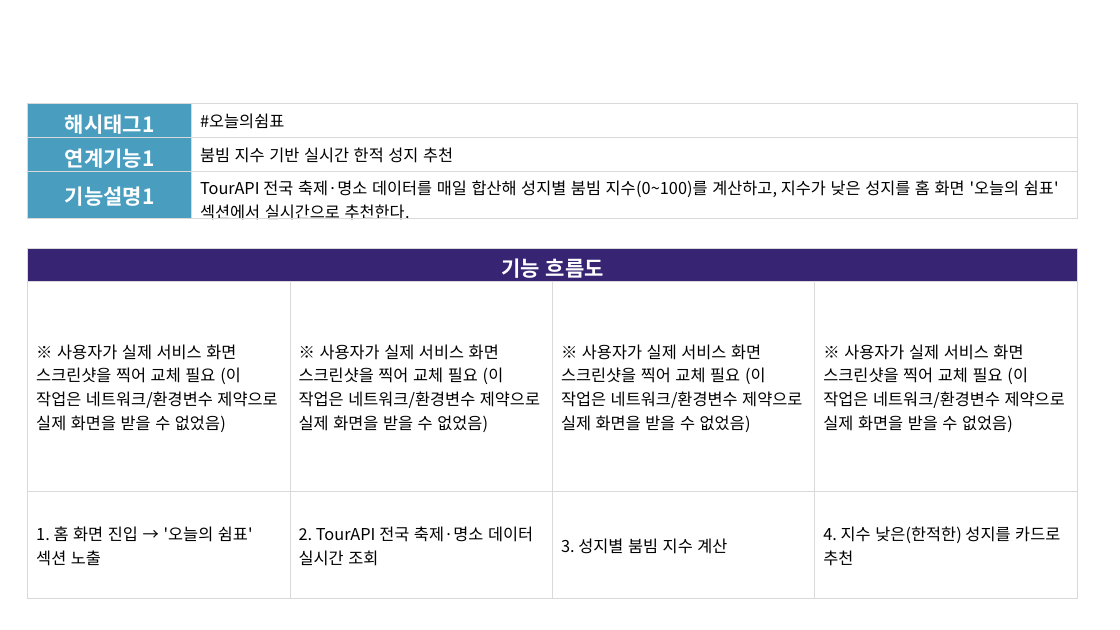
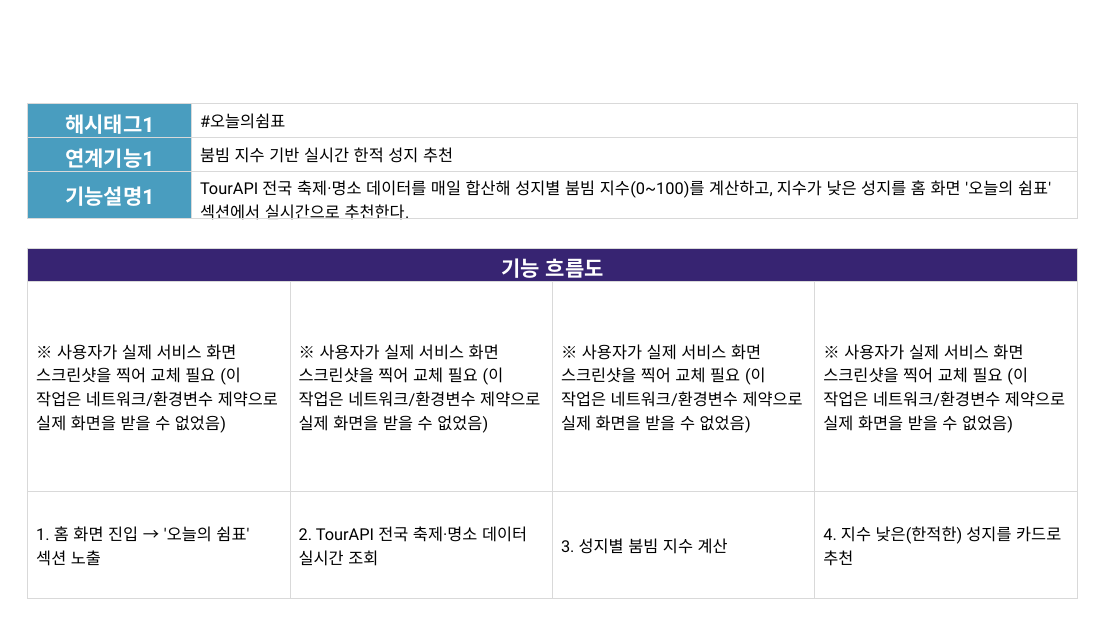
Before and after one commit to linkcontent7-huisun/visitholykorea, a slide deck: slide 5 of docs/10-product/원본-공모전제출/기능설명서_작성본.pptx. Drawn at 1120x630 pixels with LibreOffice and Linux fonts; fonts in the diff are those of the drawing; background and template pictures are left out. Boxes give left, top, right and bottom in pixels: in the first picture for what was removed or moved away, otherwise in the second. Text is boxed around its words. In the diff, an @@ line names an element or a change of style, - is before the commit and + after.

```diff
--- a/docs/10-product/원본-공모전제출/기능설명서_작성본.pptx
+++ b/docs/10-product/원본-공모전제출/기능설명서_작성본.pptx
@@ table at <box>28,104,1078,230</box> @@
@@ font Noto Sans CJK KR to Roboto @@
@@ table at <box>28,249,1076,602</box> @@
@@ font Noto Sans CJK KR to Roboto @@
```
Also in this commit, not shown: 10 other slides changed, 1 other file.
